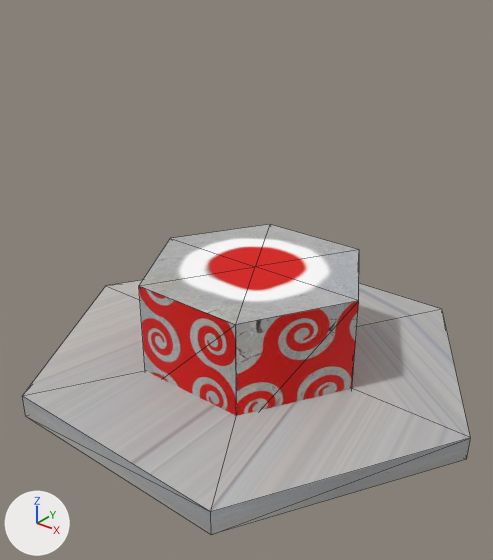
A saved change to the FBX model Assets/Models/BaseRed.FBX.
Before and after are seen from a camera (50 mm lens) standing at (32.2, -41.4, 34.1) and looking at (0.8, -2.2, 9.8). Arrows for +X, +Y and +Z are at lower left; the lights stay in place. Mesh edges are drawn as thin lines. Where no turn or scale is listed for an object, it has been applied to the vertices.

Before the edit, the objects in view are built like this:
```python
mat_03___default = principled_material('03 - Default')
mat_03___default.texture = img_newbaseredtexture02_jpg
mat_03___default.roughness = 0.859
me_mesh = bpy.data.meshes.new('Mesh')
me_mesh.from_pydata(...)  # a 6-sided cylinder along z spanning x -10.0..10.0, y -8.7..8.7, z 0.0..10.0
me_mesh.materials.append(mat_03___default)  # picture img_newbaseredtexture02_jpg
me_mesh_001 = bpy.data.meshes.new('Mesh.001')
me_mesh_001.from_pydata(...)  # a 6-sided cylinder along z spanning x -20.0..20.0, y -17.3..17.3, z 0.0..2.0
me_mesh_001.materials.append(mat_01___default)  # picture img_medieval_stone_blocks_surface_from_athen_5_20131010_1428119577_jpg
ob_cylinder001 = bpy.data.objects.new('Cylinder001', me_mesh_001)
ob_cylinder001.location = (0.0, 0.0, 0.0)
ob_cylinder002 = bpy.data.objects.new('Cylinder002', me_mesh)
ob_cylinder002.location = (0.0, 0.0, 0.0)
```
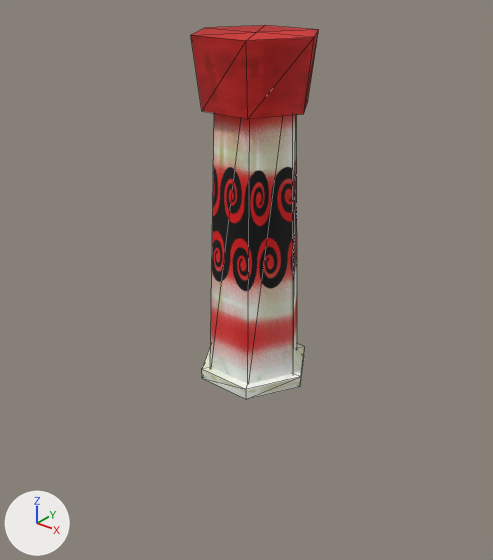
Pixel boxes (x1, y1, x2, y2) of what changed, in the pictures (493 x 560 px):
'Cylinder001', recoloured, mesh rescaled
    before: (23, 280, 471, 535)
    after: (202, 344, 305, 399)
'Cylinder002', surface changed, recoloured, reshaped, moved
    before: (139, 224, 359, 416)
    after: (191, 25, 319, 119)
'Cylinder003', added
    after: (210, 113, 297, 384)

What the commit changed:
Picture 'verynewbaseREDtop.jpg' (img_verynewbaseredtop_jpg) is new.
Picture 'marble001.jpg' (img_marble001_jpg) is new.
Picture 'verynewbaseRED.jpg' (img_verynewbasered_jpg) is new.
Material '03 - Default' (mat_03___default) changes its picture from img_newbaseredtexture02_jpg to img_verynewbasered_jpg.
Material '02 - Default' (mat_02___default) is new.
Its texture is img_verynewbaseredtop_jpg.
Its roughness is 0.859.
Material 'ColumnsTop' (mat_columnstop) is new.
Its texture is img_marble001_jpg.
Its roughness is 0.859.
me_mesh has 14 vertices, 24 faces and spans x -10.0..10.0, y -8.7..8.7, z 0.0..10.0.
me_mesh is used by ob_cylinder002; location (0.0, 0.0, 0.0).
me_mesh no longer uses material mat_03___default (picture img_newbaseredtexture02_jpg).
Part 2, on me_mesh:
Vertex 1 of me_mesh moves from (10.0, 0.0, 0.0) to (4.3, 0.0, 0.0) at pixel (303, 114).
Vertex 2 of me_mesh moves from (5.0, 8.7, 0.0) to (2.2, 3.7, 0.0) at pixel (307, 102).
Vertex 3 of me_mesh moves from (-5.0, 8.7, 0.0) to (-2.2, 3.7, 0.0).
Vertex 4 of me_mesh moves from (-10.0, 0.0, 0.0) to (-4.3, 0.0, 0.0).
Vertex 5 of me_mesh moves from (-5.0, -8.7, 0.0) to (-2.2, -3.7, 0.0) at pixel (201, 111).
Vertex 6 of me_mesh moves from (5.0, -8.7, 0.0) to (2.2, -3.7, 0.0) at pixel (247, 119).
Vertex 7 of me_mesh moves from (10.0, 0.0, 10.0) at pixel (358, 300) to (5.0, 0.0, 5.3) at pixel (314, 37).
Vertex 8 of me_mesh moves from (5.0, 8.7, 10.0) at pixel (359, 249) to (2.5, 4.3, 5.3) at pixel (318, 29).
Vertex 9 of me_mesh moves from (-5.0, 8.7, 10.0) at pixel (269, 224) to (-2.5, 4.3, 5.3) at pixel (265, 25).
Vertex 10 of me_mesh moves from (-10.0, 0.0, 10.0) at pixel (170, 238) to (-5.0, 0.0, 5.3) at pixel (205, 27).
Vertex 11 of me_mesh moves from (-5.0, -8.7, 10.0) at pixel (138, 285) to (-2.5, -4.3, 5.3) at pixel (190, 35).
Vertex 12 of me_mesh moves from (5.0, -8.7, 10.0) at pixel (235, 324) to (2.5, -4.3, 5.3) at pixel (246, 40).
Vertex 13 of me_mesh moves from (0.0, 0.0, 10.0) at pixel (255, 266) to (0.0, 0.0, 5.3) at pixel (256, 32).
me_mesh now uses material mat_02___default (picture img_verynewbaseredtop_jpg).
me_mesh_001 has 14 vertices, 24 faces and spans x -20.0..20.0, y -17.3..17.3, z 0.0..2.0.
me_mesh_001 is used by ob_cylinder001; location (0.0, 0.0, 0.0).
me_mesh_001 no longer uses material mat_01___default (picture img_medieval_stone_blocks_surface_from_athen_5_20131010_1428119577_jpg).
me_mesh_001 part 1: the whole mesh is scaled about the mesh origin by (0.25, 0.25, 0.5).
me_mesh_001 now uses material mat_columnstop (picture img_marble001_jpg).
Mesh me_mesh_1 is new.
It is a 6-sided cut cone along z (radius 4.2 at the low end, 3.2 at the high end) spanning x -4.2..4.2, y -3.7..3.7, z 0.0..28.3.
It uses material mat_03___default (picture img_verynewbasered_jpg).
Object 'Cylinder002' (ob_cylinder002) moves from (0.0, 0.0, 0.0) to (0.0, 0.0, 23.35).
Object 'Cylinder003' (ob_cylinder003) is new; it shows me_mesh_1.
Its location is (0.0, 0.0, 0.0).
